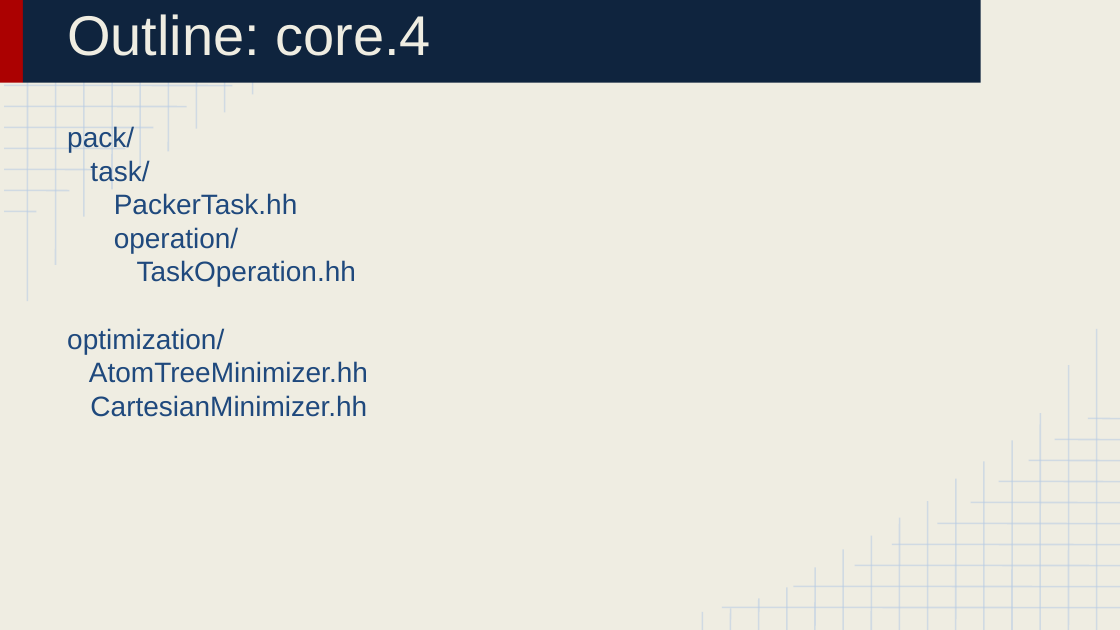
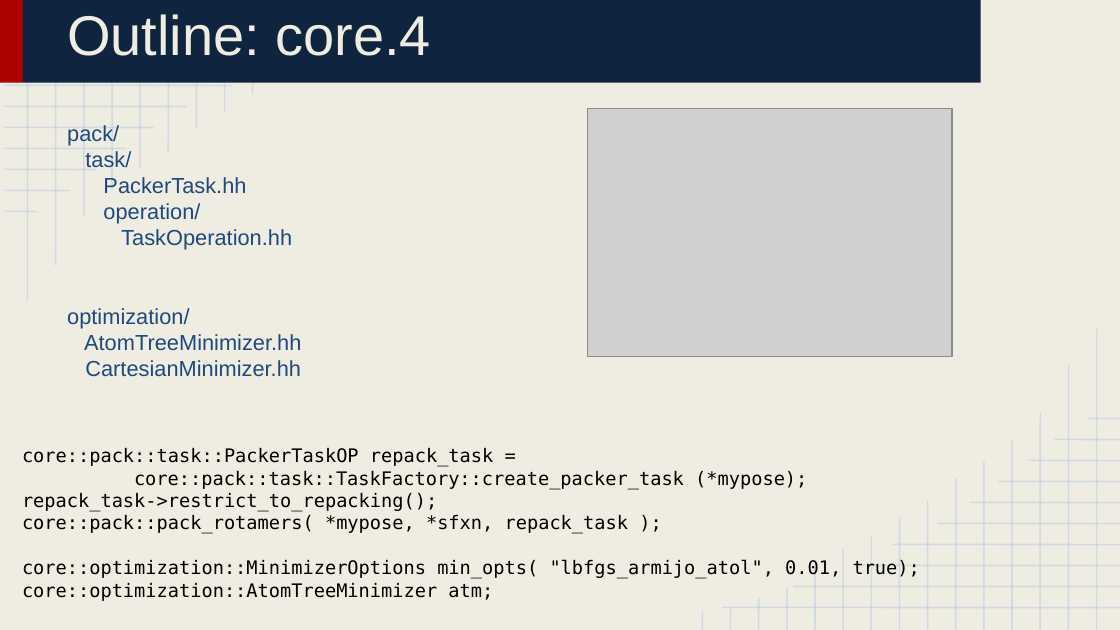
Before and after one commit to huabaiuw/prepare_bootcamp_2016_Aug, a slide deck: slide 29 of Lecture 4_ Library Structure 3.pptx (slide 28 before the commit). Drawn at 1120x630 pixels with LibreOffice and Linux fonts; fonts in the diff are those of the drawing; grey boxes stand for pictures. Boxes give left, top, right and bottom in pixels: in the first picture for what was removed or moved away, otherwise in the second. Text is boxed around its words. In the diff, an @@ line names an element or a change of style, - is before the commit and + after.

```diff
--- a/Lecture 4_ Library Structure 3.pptx
+++ b/Lecture 4_ Library Structure 3.pptx
@@ text "pack/" at <box>67,125,301,377</box>: size 18 to 14 pt @@
@@ picture added at <box>587,109,952,357</box> @@
@@ text added at <box>22,447,920,601</box>, 12 pt, text #000000 @@
+core::pack::task::PackerTaskOP repack_task = core::pack::task::TaskFactory::create_packer_task (*mypose);
+repack_task->restrict_to_repacking();
+core::pack::pack_rotamers( *mypose, *sfxn, repack_task );
+core::optimization::MinimizerOptions min_opts( "lbfgs_armijo_atol", 0.01, true); core::optimization::AtomTreeMinimizer atm;
```
Also in this commit, not shown: 2 other slides changed, 1 slide added, 1 slide removed, 5 other files.
